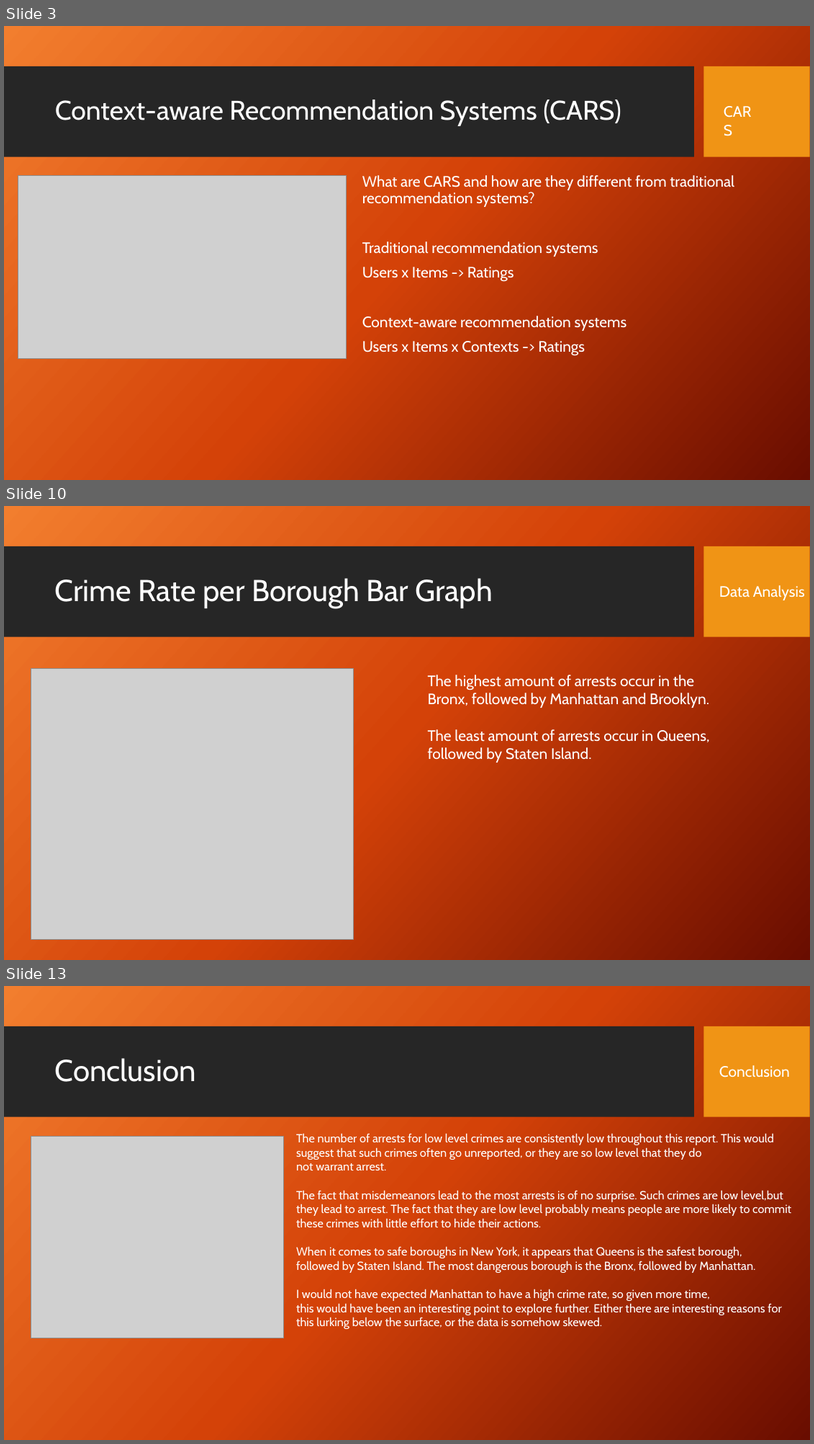
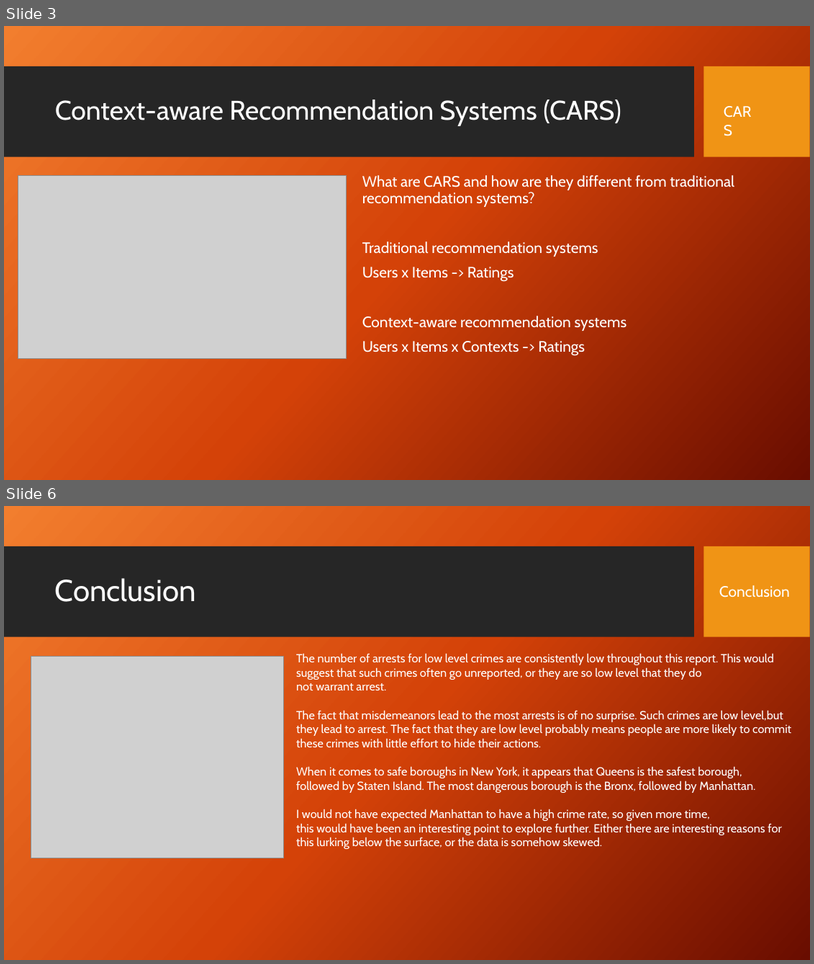
Before and after one commit to stephen-haslett/data612, a slide deck: SHaslettRecommenderSystemsInContext.pptx. Shown one above the other, each under a label of ours: slides 3, 10 and 13 before the commit, slides 3 and 6 after it; the slides between them are not shown. The pictures are 814x1444 and 814x964 pixels, drawn with LibreOffice and Linux fonts; fonts in the diff are those of the drawing; grey boxes stand for pictures; background and template pictures are left out. Boxes give left, top, right and bottom in pixels: in the first picture for what was removed or moved away, otherwise in the second. Text is boxed around its words. In the diff, an @@ line names an element or a change of style, - is before the commit and + after.

```diff
--- a/SHaslettRecommenderSystemsInContext.pptx
+++ b/SHaslettRecommenderSystemsInContext.pptx
@@ slide 10 removed at bbox=[4, 506, 810, 960], background picture (left out); not listed: 2 template elements that a slide beside it also shows @@
@@ title removed at bbox=[55, 578, 493, 608] @@
-Crime Rate per Borough Bar Graph
@@ text removed at bbox=[720, 585, 805, 600] @@
-Data Analysis
@@ picture removed at bbox=[31, 669, 354, 939] @@
@@ text removed at bbox=[428, 674, 710, 762] @@
-The highest amount of arrests occur in the
-Bronx, followed by Manhattan and Brooklyn.
-The least amount of arrests occur in Queens,
-followed by Staten Island.
@@ what was slide 13 is now slide 6 @@
```
Also in this commit, not shown: 1 slide changed, 1 slide added, 7 other slides removed.
